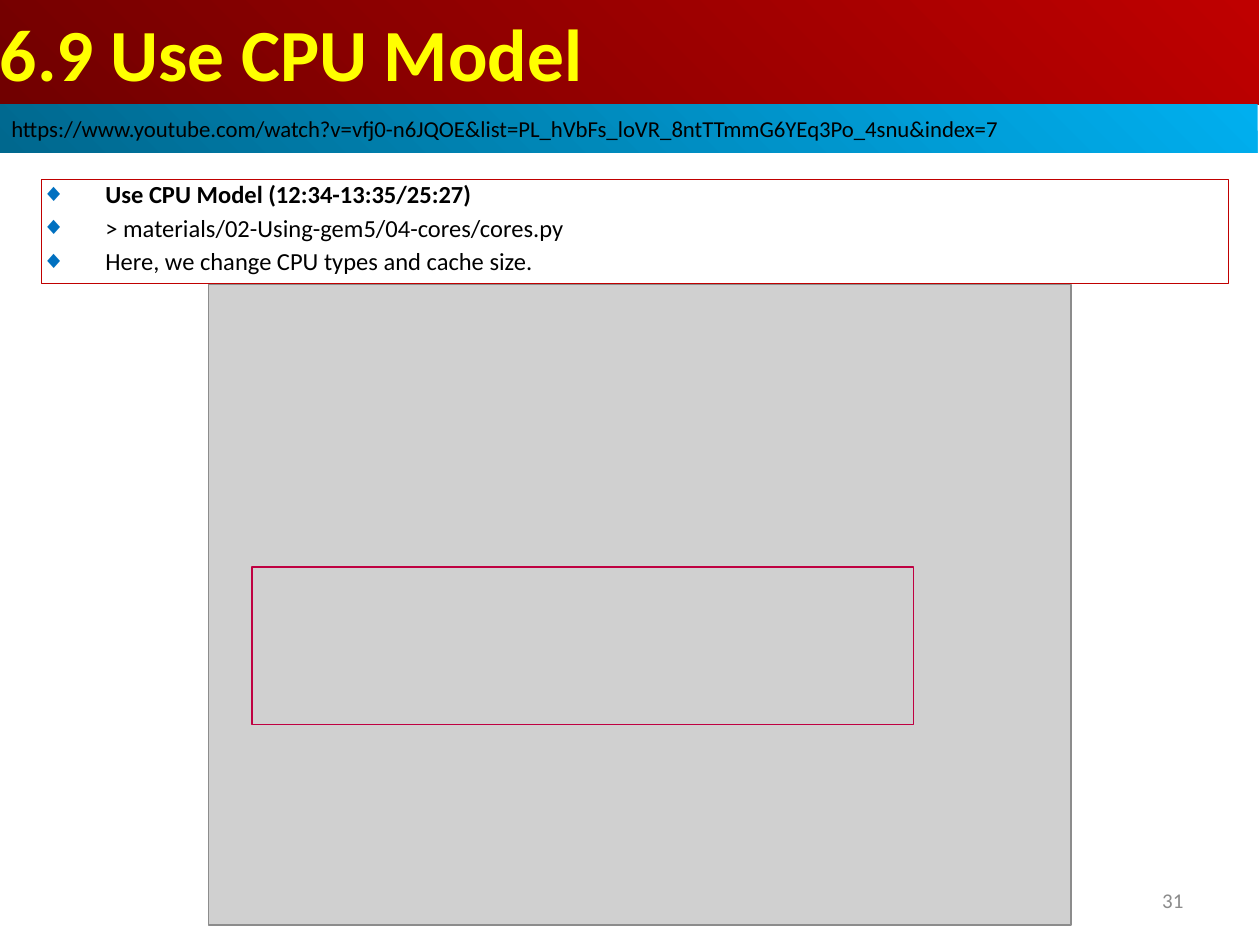
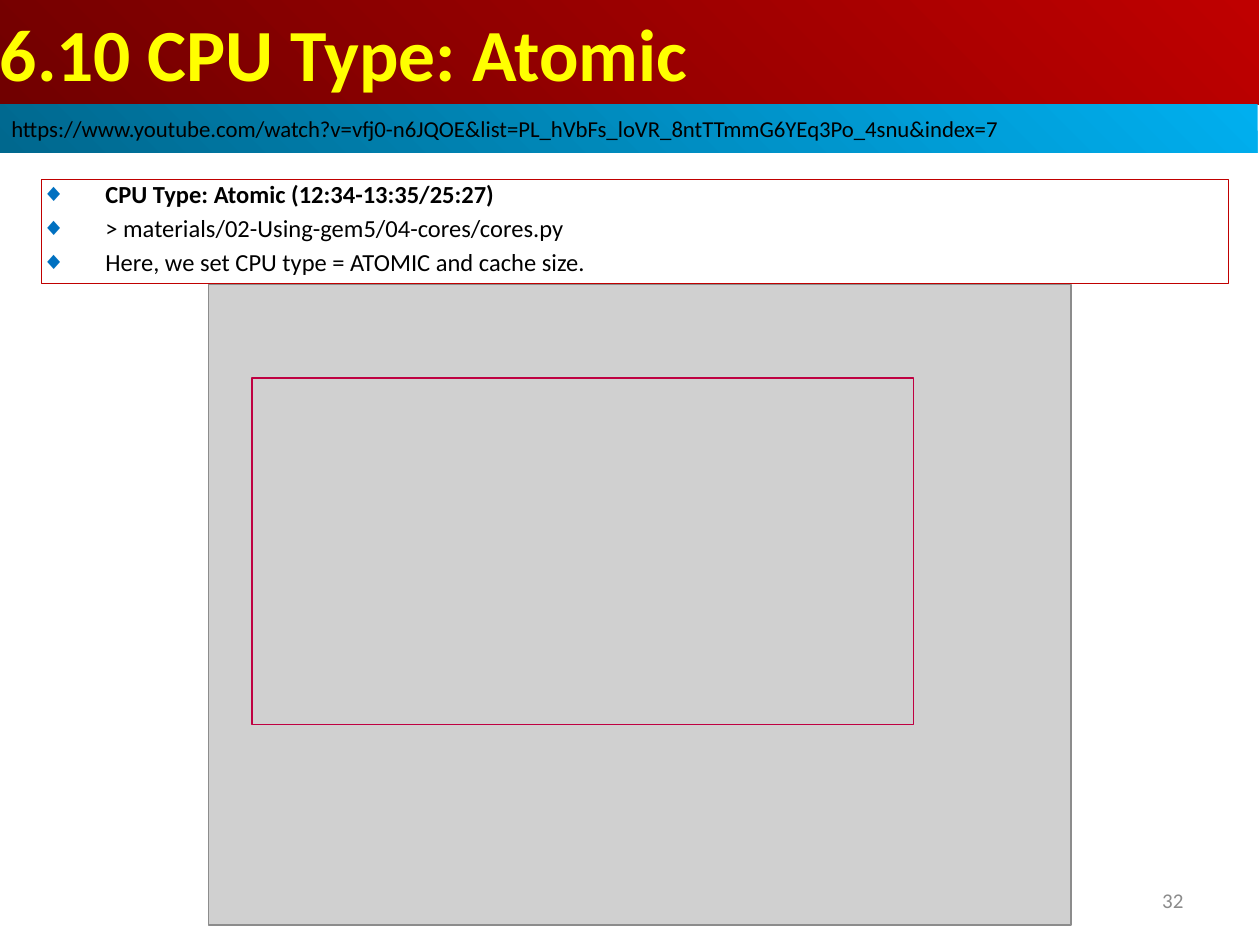
Before and after one commit to peterhchen/AIU_CS850_Gem5_McPAT, a slide deck: slide 32 of 050_Gem5/007.CPUModel/000_Video/007.CPUModel.ppt (slide 31 before the commit). Drawn at 1260x945 pixels with LibreOffice and Linux fonts; fonts in the diff are those of the drawing; grey boxes stand for pictures. Boxes give left, top, right and bottom in pixels: in the first picture for what was removed or moved away, otherwise in the second. Text is boxed around its words. In the diff, an @@ line names an element or a change of style, - is before the commit and + after.

```diff
--- a/050_Gem5/007.CPUModel/000_Video/007.CPUModel.ppt
+++ b/050_Gem5/007.CPUModel/000_Video/007.CPUModel.ppt
@@ text in rectangle at <box>0,29,687,93</box>: text changed @@
-6.9 Use CPU Model
+6.10 CPU Type: Atomic
@@ text in rectangle at <box>105,185,494,207</box>: text changed @@
-◆ Use CPU Model (12:34-13:35/25:27)
+◆ CPU Type: Atomic (12:34-13:35/25:27)
@@ text in rectangle at <box>105,254,585,275</box>: text changed @@
-◆ Here, we change CPU types and cache size.
+◆ Here, we set CPU type = ATOMIC and cache size.
@@ rectangle: place and size @@
-rectangle at <box>252,567,914,724</box>
+rectangle at <box>252,378,914,724</box>
@@ page number at <box>1162,894,1183,908</box>: text changed @@
-31
+32
```
Also in this commit, not shown: 3 other slides changed, 32 slides added.
